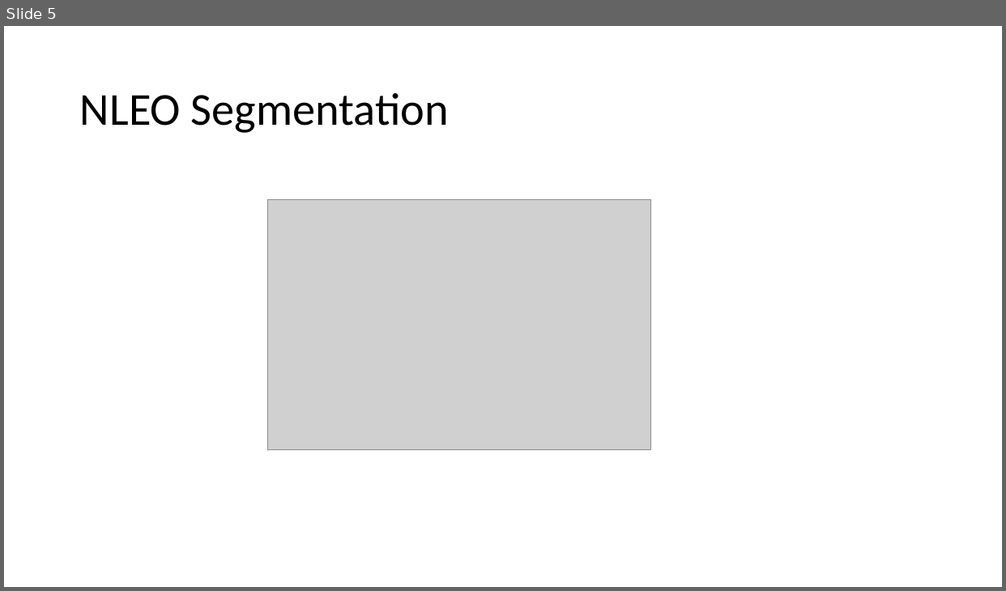
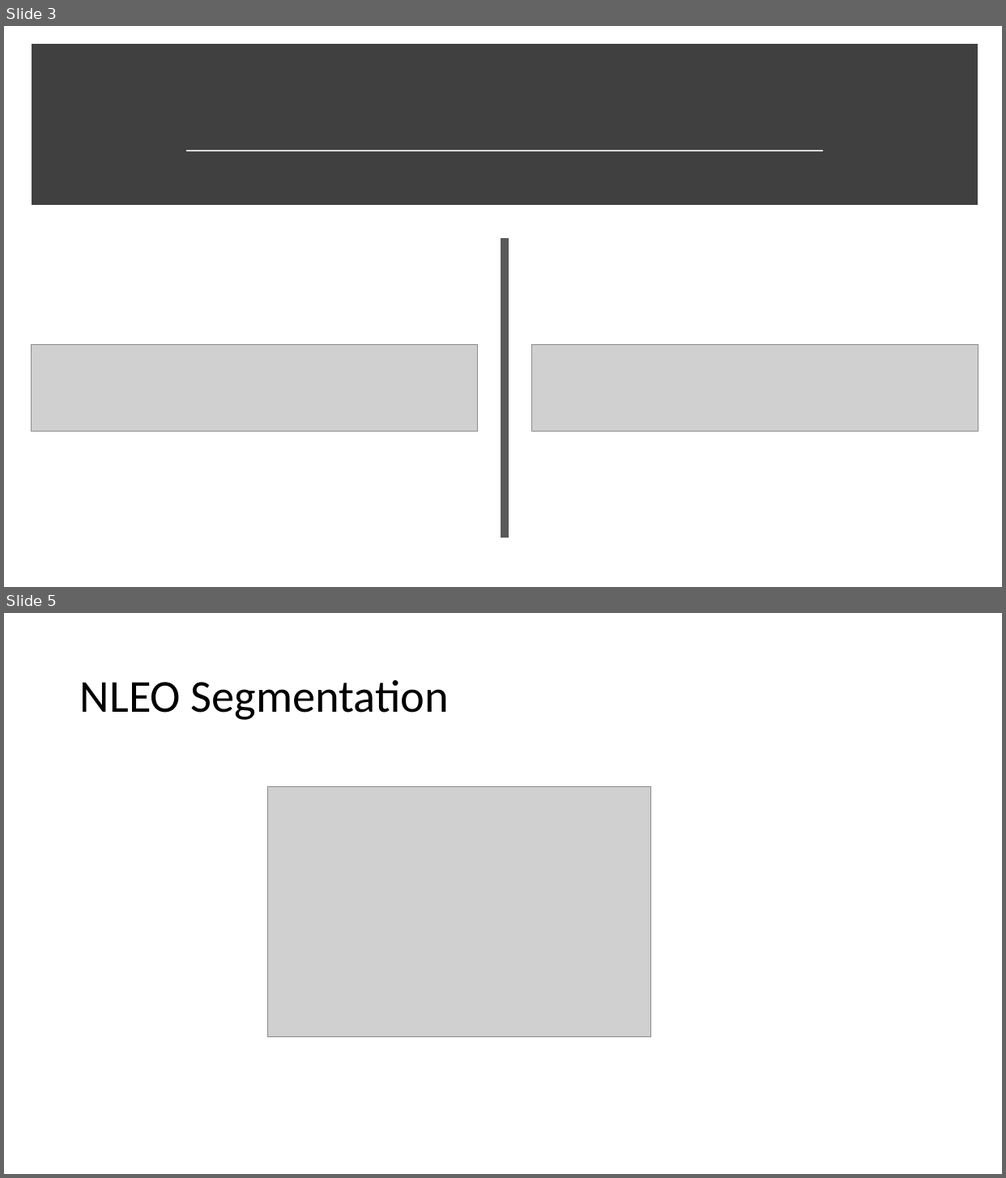
Before and after one commit to vkoil/pempheris-adspersa-alphabetisation, a slide deck: Bigeye Vocalisation.pptx. Shown one above the other, each under a label of ours: slide 5 before the commit, slides 3 and 5 after it; the slides between them are not shown. The pictures are 1006x591 and 1006x1178 pixels, drawn with LibreOffice and Linux fonts; fonts in the diff are those of the drawing; grey boxes stand for pictures. Boxes give left, top, right and bottom in pixels: in the first picture for what was removed or moved away, otherwise in the second. Text is boxed around its words. In the diff, an @@ line names an element or a change of style, - is before the commit and + after.

```diff
--- a/Bigeye Vocalisation.pptx
+++ b/Bigeye Vocalisation.pptx
@@ slide 3 added at (x1=4, y1=26, x2=1002, y2=587), background #FFFFFF @@
@@ rectangle added at (x1=36, y1=49, x2=973, y2=200), fill #404040, outline #404040 10 pt @@
@@ line added from (187, 150) to (823, 150), #D9D9D9 1.75 pt @@
@@ line added from (505, 238) to (505, 538), #595959 8 pt @@
@@ picture added at (x1=31, y1=345, x2=478, y2=432) @@
@@ picture added at (x1=532, y1=345, x2=978, y2=432) @@
```
Also in this commit, not shown: 1 slide changed, 2 other slides added, 3 slides removed.
